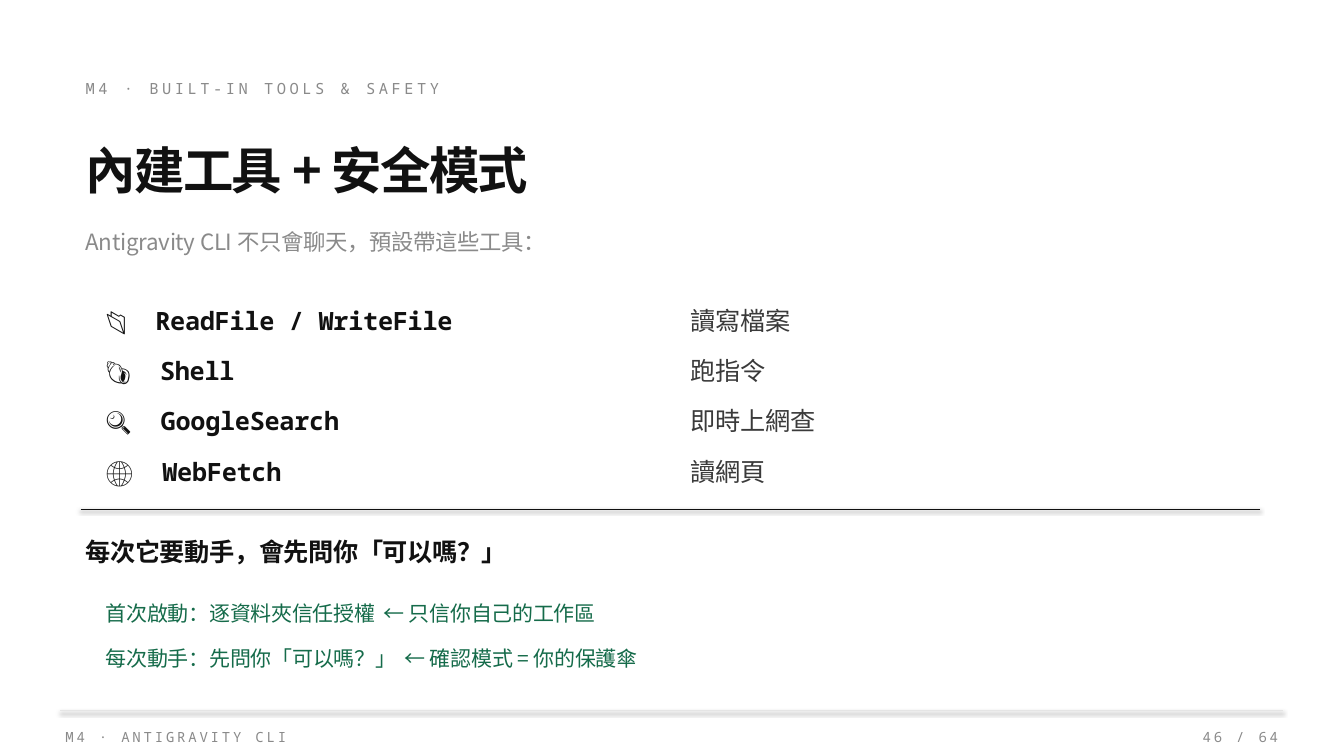
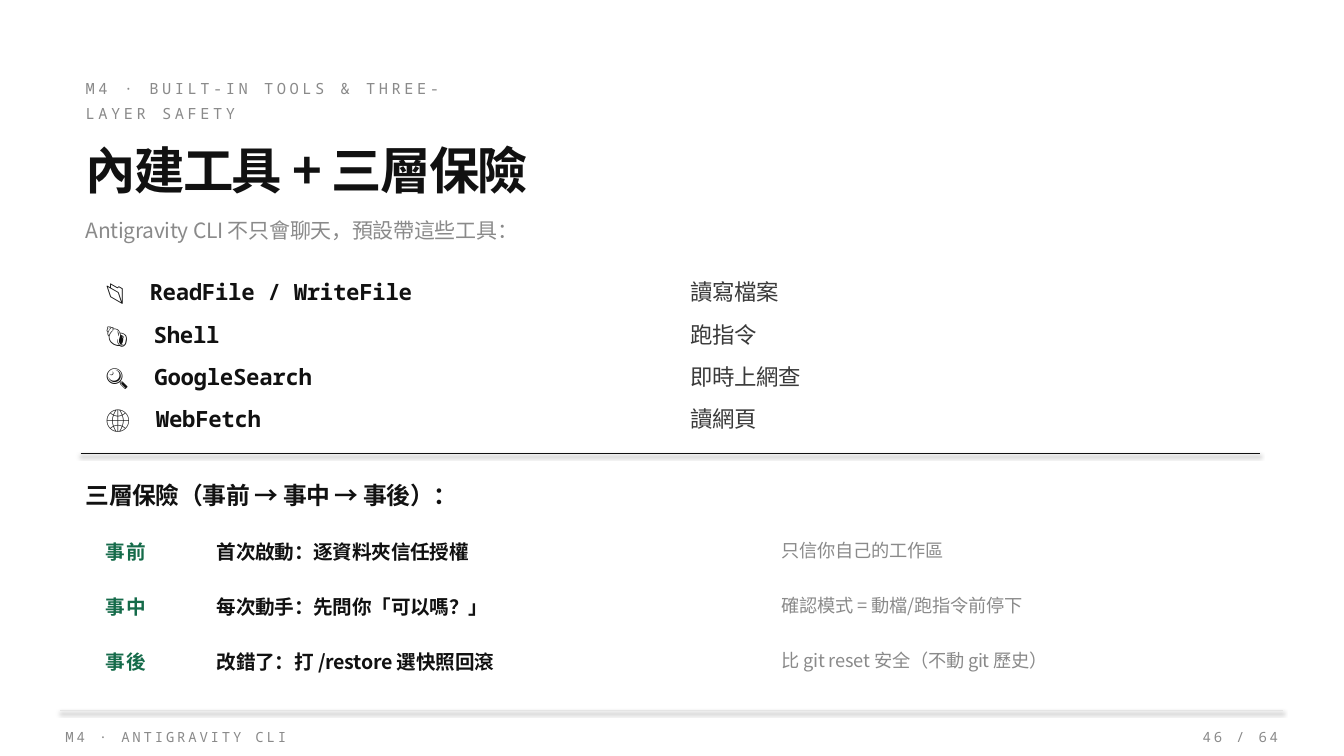
Before and after one commit to Zenobia000/SDD-agent-coding-beginner, a slide deck: slide 46 of class_plan/vibe_coding_workshop.pptx. Drawn at 1344x756 pixels with LibreOffice and Linux fonts; fonts in the diff are those of the drawing. Boxes give left, top, right and bottom in pixels: in the first picture for what was removed or moved away, otherwise in the second. Text is boxed around its words. In the diff, an @@ line names an element or a change of style, - is before the commit and + after.

```diff
--- a/class_plan/vibe_coding_workshop.pptx
+++ b/class_plan/vibe_coding_workshop.pptx
@@ text at (86,83,439,119): text changed @@
-M4 · BUILT-IN TOOLS & SAFETY
+M4 · BUILT-IN TOOLS & THREE-LAYER SAFETY
@@ text at (86,145,529,194): text changed @@
-內建工具 + 安全模式
+內建工具 + 三層保險
@@ text "Antigravity CLI 不只會聊天，預設帶這些工具：": place and size @@
-text "Antigravity CLI 不只會聊天，預設帶這些工具：" at (86,231,546,255)
+text "Antigravity CLI 不只會聊天，預設帶這些工具：" at (86,220,518,243)
@@ text "Antigravity CLI 不只會聊天，預設帶這些工具：" at (86,220,518,243): size 16 to 15 pt @@
@@ text "📂 ReadFile / WriteFile": place and size @@
-text "📂 ReadFile / WriteFile" at (155,310,453,331)
+text "📂 ReadFile / WriteFile" at (150,282,412,301)
@@ text "讀寫檔案": place and size @@
-text "讀寫檔案" at (690,309,790,332)
+text "讀寫檔案" at (690,281,779,302)
@@ text "🐚 Shell": place and size @@
-text "🐚 Shell" at (160,361,234,381)
+text "🐚 Shell" at (154,326,220,344)
@@ text "跑指令": place and size @@
-text "跑指令" at (690,359,765,382)
+text "跑指令" at (690,324,756,345)
@@ text "🔍 GoogleSearch": place and size @@
-text "🔍 GoogleSearch" at (161,411,339,436)
+text "🔍 GoogleSearch" at (154,368,312,391)
@@ text "即時上網查": place and size @@
-text "即時上網查" at (690,409,815,432)
+text "即時上網查" at (690,366,801,387)
@@ size 18 to 16 pt in 8 elements at (690,281,779,302), (150,282,412,301), (690,324,756,345), (154,326,220,344), (690,366,801,387), (154,368,312,391), (690,408,756,429), (156,410,261,428) @@
@@ text "🌐 WebFetch": place and size @@
-text "🌐 WebFetch" at (162,462,281,482)
+text "🌐 WebFetch" at (156,410,261,428)
@@ text "讀網頁": place and size @@
-text "讀網頁" at (690,460,765,483)
+text "讀網頁" at (690,408,756,429)
@@ line moved from (81, 509) - (1260, 509) to (81, 454) - (1260, 454) @@
@@ text added at (86,483,457,507), 17 pt, text #111111, bold @@
+三層保險（事前 → 事中 → 事後）：
@@ text added at (106,542,147,561), 14 pt, text #156B4A, bold @@
+事前
@@ text at (217,542,469,561): text changed; size 15 to 14 pt; text colour #156B4A to #111111; bold on @@
-首次啟動：逐資料夾信任授權 ← 只信你自己的工作區
+首次啟動：逐資料夾信任授權
@@ text added at (781,542,943,559), 13 pt, text #8A8A8A @@
+只信你自己的工作區
@@ text added at (106,597,147,616), 14 pt, text #156B4A, bold @@
+事中
@@ text at (217,597,489,616): text changed; size 18 to 14 pt @@
-每次它要動手，會先問你「可以嗎？」
+每次動手：先問你「可以嗎？」
@@ text added at (781,597,1022,615), 13 pt, text #8A8A8A @@
+確認模式 = 動檔/跑指令前停下
@@ text removed at (106,648,638,668) @@
-每次動手：先問你「可以嗎？」 ← 確認模式 = 你的保護傘
@@ text added at (106,652,147,671), 14 pt, text #156B4A, bold @@
+事後
@@ text added at (217,652,494,673), 14 pt, text #111111, bold @@
+改錯了：打 /restore 選快照回滾
@@ text added at (781,651,1048,672), 13 pt, text #8A8A8A @@
+比 git reset 安全（不動 git 歷史）
```
Also in this commit, not shown: 1 other slide changed, 10 other files.
